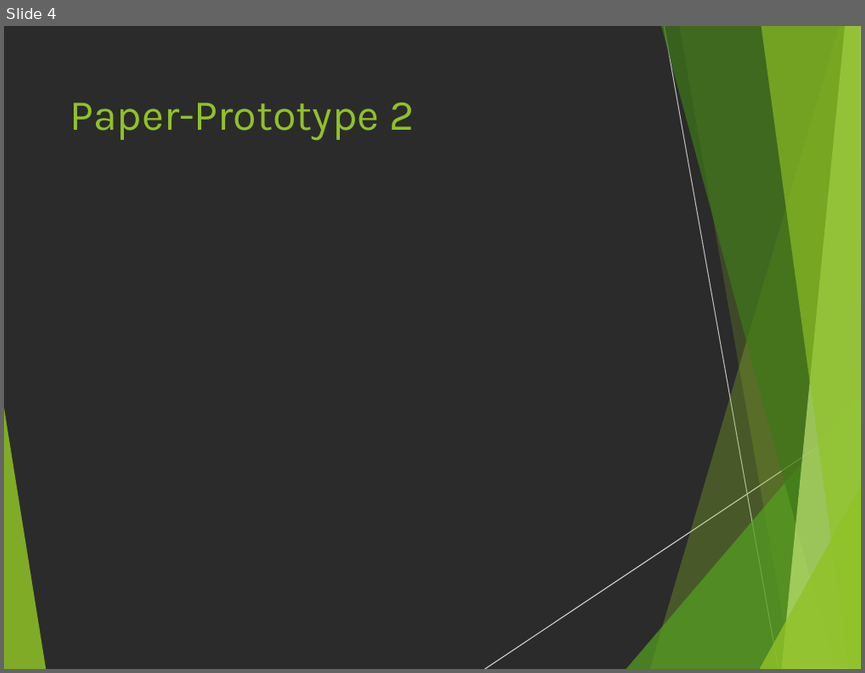
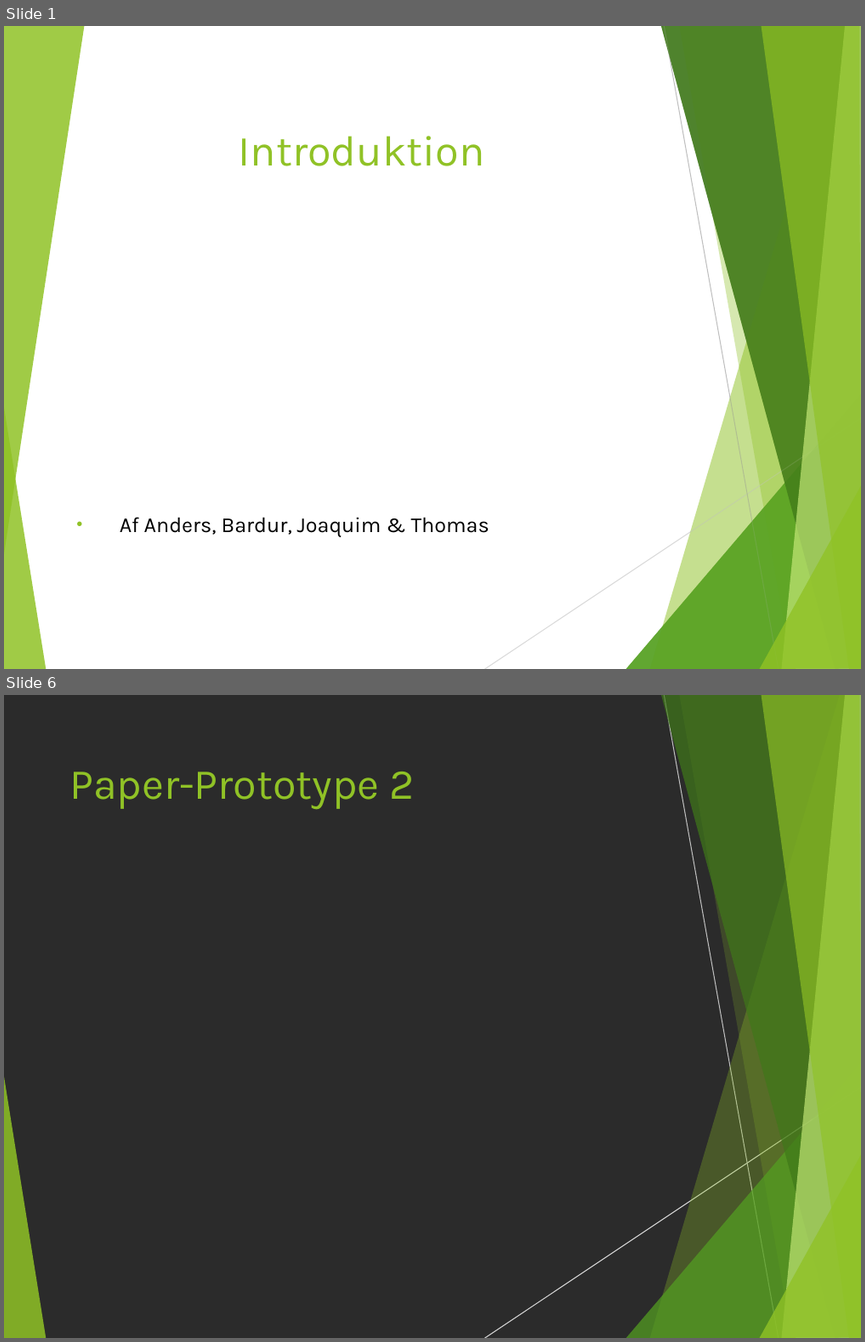
Before and after one commit to anderslatif/RoskildeFrieBornehave, a slide deck: Dias.pptx. Shown one above the other, each under a label of ours: slide 4 before the commit, slides 1 and 6 after it; the slides between them are not shown. The pictures are 865x673 and 865x1342 pixels, drawn with LibreOffice and Linux fonts; fonts in the diff are those of the drawing; background and template pictures are left out; a plain dark background stands for a picture behind light text. Boxes give left, top, right and bottom in pixels: in the first picture for what was removed or moved away, otherwise in the second. Text is boxed around its words. In the diff, an @@ line names an element or a change of style, - is before the commit and + after.

```diff
--- a/Dias.pptx
+++ b/Dias.pptx
@@ slide 1 added at box(4, 26, 861, 669), background picture (left out); not listed: 17 template elements that a slide beside it also shows @@
@@ freeform shape added at box(4, 26, 84, 559), fill #90C226 at 85% opacity @@
@@ title added at box(239, 136, 485, 166), 36 pt, text #90C226 @@
+Introduktion
@@ subtitle added at box(120, 516, 489, 537), 18 pt, text #000000 @@
+• Af Anders, Bardur, Joaquim & Thomas
@@ what was slide 4 is now slide 6 @@
```
Also in this commit, not shown: 3 slides changed, 6 other slides added, 3 slides removed.
